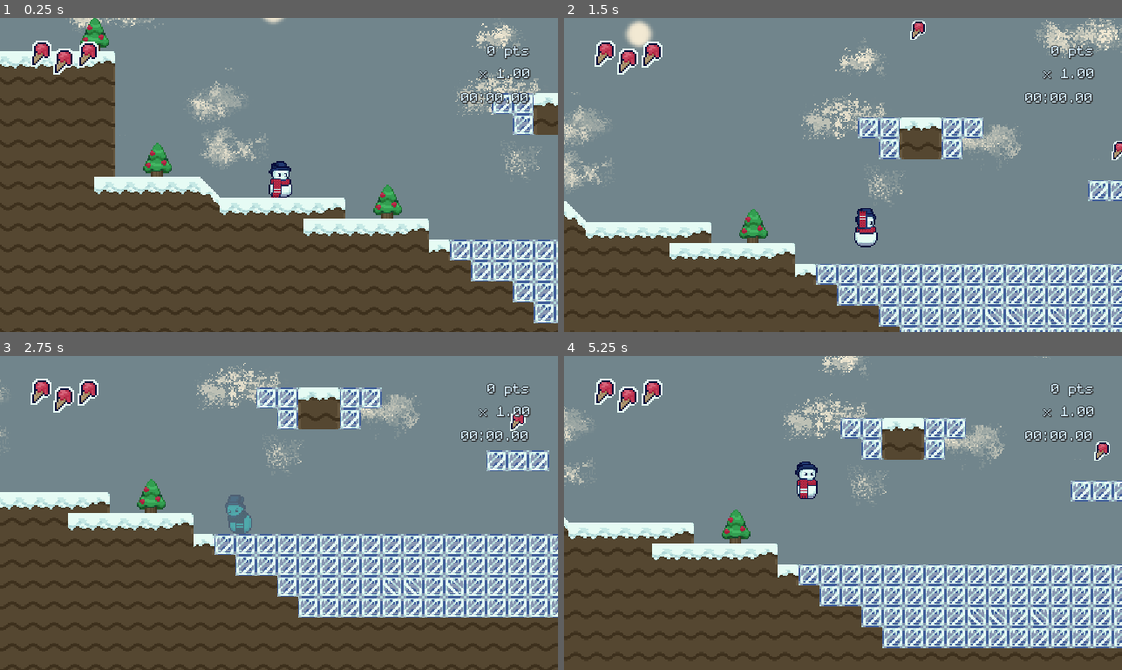
Above: before the commit, frames 1-4 (two rows, left to right).
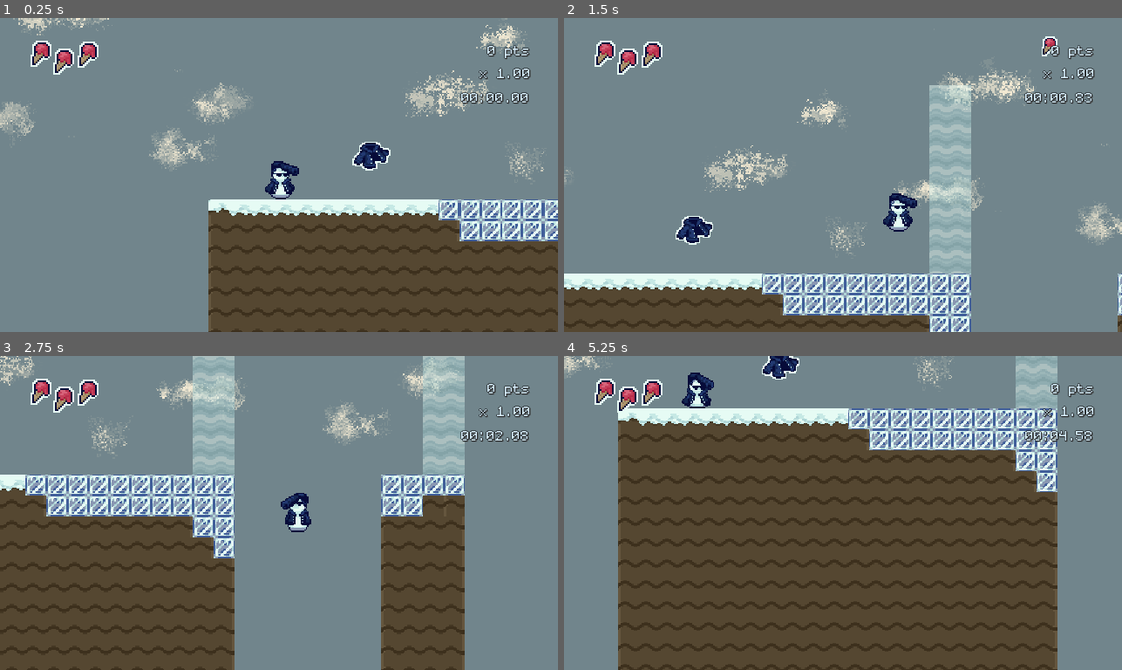
Above: after the commit, the same moments.

Repository: streebree/slickmode
Game: Godot game, scene res://scenes/areas/area3.tscn
The game is run twice, just before and just after one commit, with the same random seed, the same clock (stepped at 60 frames per second) and the same inputs. Before the commit the project starts from res://scenes/areas/area1.tscn.
Inputs (mouse positions are in pixels of both pictures, inside the frame that each line leads up to):
- Up to frame 1 (0.25 s): no input
- Up to frame 2 (1.5 s): tap Enter (start) at 0.5 s; move the mouse to (965, 159) at 0.52 s; hold Space (ui_accept) 0.53-1.28 s; hold Right (ui_right) from 0.53 s (still down); tap Shift (run) at 0.6 s; click (965, 159) at 0.67 s; tap Z (double_jump) at 0.77, 1.07 s; move the mouse to (731, 190) at 1.27 s; tap Space (ui_accept) at 1.35 s
- Up to frame 3 (2.75 s): tap Z (double_jump) at 1.52, 1.55, 1.82 s; move the mouse to (334, 443) at 2.02 s; release Right (ui_right) at 2.03 s; hold Left (ui_left) from 2.03 s (still down); hold Z (double_jump) from 2.03 s (still down); tap Shift (run) at 2.3 s
- Up to frame 4 (5.25 s): move the mouse to (815, 575) at 2.77 s; release Left (ui_left) at 2.78 s; release Z (double_jump) at 2.78 s; hold Right (ui_right) 2.78-4.28 s; tap Shift (run) at 2.85, 4.55 s; click (815, 575) at 2.92 s; tap Z (double_jump) at 3.02, 3.32, 4.52, 4.82 s; tap Space (ui_accept) at 3.05, 4.35 s; move the mouse to (1010, 560) at 3.52 s; hold Z (double_jump) 3.53-4.28 s; tap Enter (start) at 3.6 s; move the mouse to (675, 465) at 4.27 s; hold Left (ui_left) 4.28-5.03 s; move the mouse to (870, 513) at 5.02 s; hold Right (ui_right) from 5.03 s (still down); hold Space (ui_accept) from 5.03 s (still down); tap F at 5.1 s; click (870, 513) at 5.17 s

The runs differ from the first frame. In frame 1, 41% of the frame differs, in the area x 0-100%, y 0-100%; in frame 2, 33%; in frame 3, 44%; in frame 4, 60%.

Commit message:
Let m make you jump when in wind

Diff:
--- a/slick-game/project.godot
+++ b/slick-game/project.godot
@@ -11,7 +11,7 @@
 [application]
 
 config/name="SlickGame"
-run/main_scene="uid://c8js5ndy4t0nt"
+run/main_scene="uid://c2rea7y817j7g"
 config/features=PackedStringArray("4.6", "GL Compatibility")
 boot_splash/stretch_mode=4
 config/icon="res://icon.svg"
--- a/slick-game/scenes/areas/area4.tscn
+++ b/slick-game/scenes/areas/area4.tscn
@@ -82,7 +82,7 @@
 position = Vector2(80, -80)
 
 [node name="KillPlane" parent="." unique_id=967972591 instance=ExtResource("11_gsftq")]
-position = Vector2(1144, 499)
+position = Vector2(1704, 3912)
 scale = Vector2(7.6620593, 0.4329524)
 
 [node name="KillPlane2" parent="." unique_id=1838070507 instance=ExtResource("11_gsftq")]
@@ -94,7 +94,7 @@
 scale = Vector2(1.1020579, 3.9529526)
 
 [node name="KillPlane4" parent="." unique_id=1060055471 instance=ExtResource("11_gsftq")]
-position = Vector2(4608.0005, -727)
+position = Vector2(7504, 367.99988)
 scale = Vector2(1.1020579, 3.9529526)
 
 [node name="Area2D2" parent="." unique_id=1376798953 instance=ExtResource("12_3c7mo")]
--- a/slick-game/scenes/snowman.gd
+++ b/slick-game/scenes/snowman.gd
@@ -268,14 +268,16 @@
 			# dash just ended:
 			sprite.rotation_degrees = 0
 			dash_cooldown_current = dash_cooldown
-			sprite.modulate = Color(0, 1, 1, 0.3)
+			#sprite.modulate = Color(0, 1, 1, 0.3)
 
 	# Handle jump.
-	if Input.is_action_just_pressed("ui_accept"):
+	if Input.is_action_just_pressed("ui_accept") or (Input.is_action_just_pressed("double_jump") and in_wind_count > 0):
 		#if scarf.is_thrown:
 			#scarf.cancel_scarf()
 			#return
 
+		if Input.is_action_just_pressed("double_jump") and in_wind_count > 0:
+			flying_sound.play()
 		if is_on_floor():
 			velocity.y = JUMP_VELOCITY
 			is_jumping_off_ice = ice_collision_count > 0
@@ -657,7 +659,7 @@
 func on_take_damage(delta_x):
 	StateManager.update_multiplier(-1)
 	damage_cooldown = damage_cooldown_max
-	sprite.modulate = Color(0.5, 0, 0, 0.3)
+	sprite.modulate = Color(0.7, 0, 0, 1.0)
 	velocity.y -= 150
 	if delta_x > 0:
 		velocity.x = -50
Not shown, changed: notes.md
